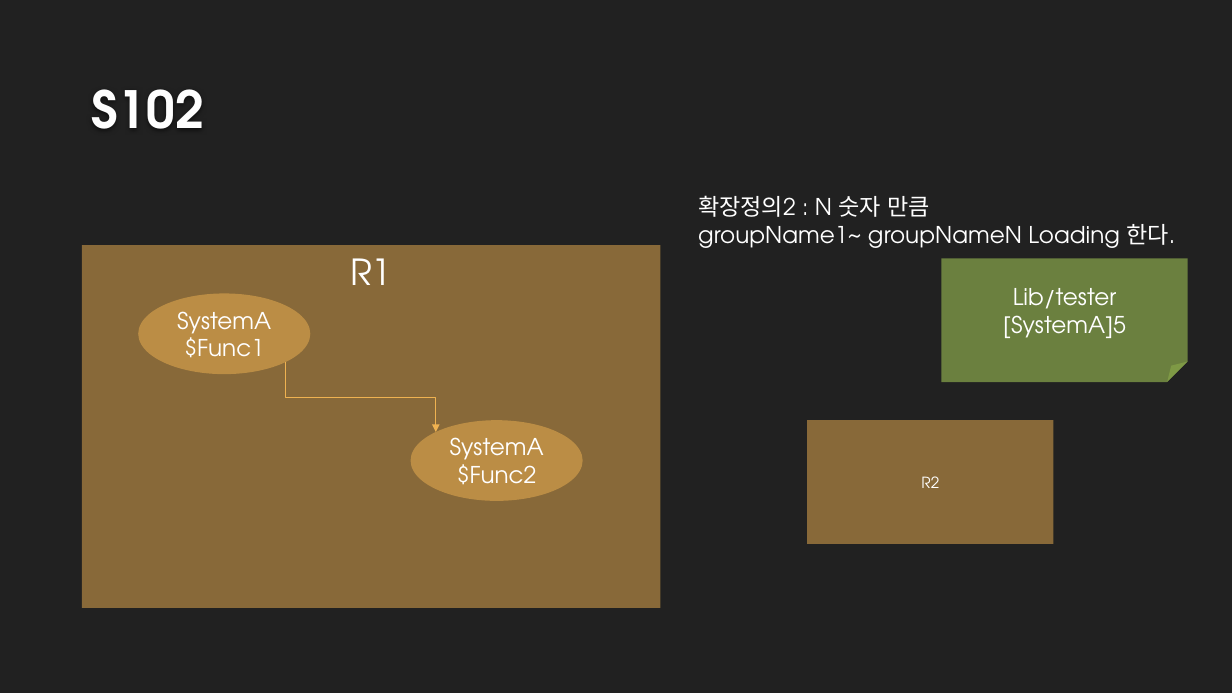
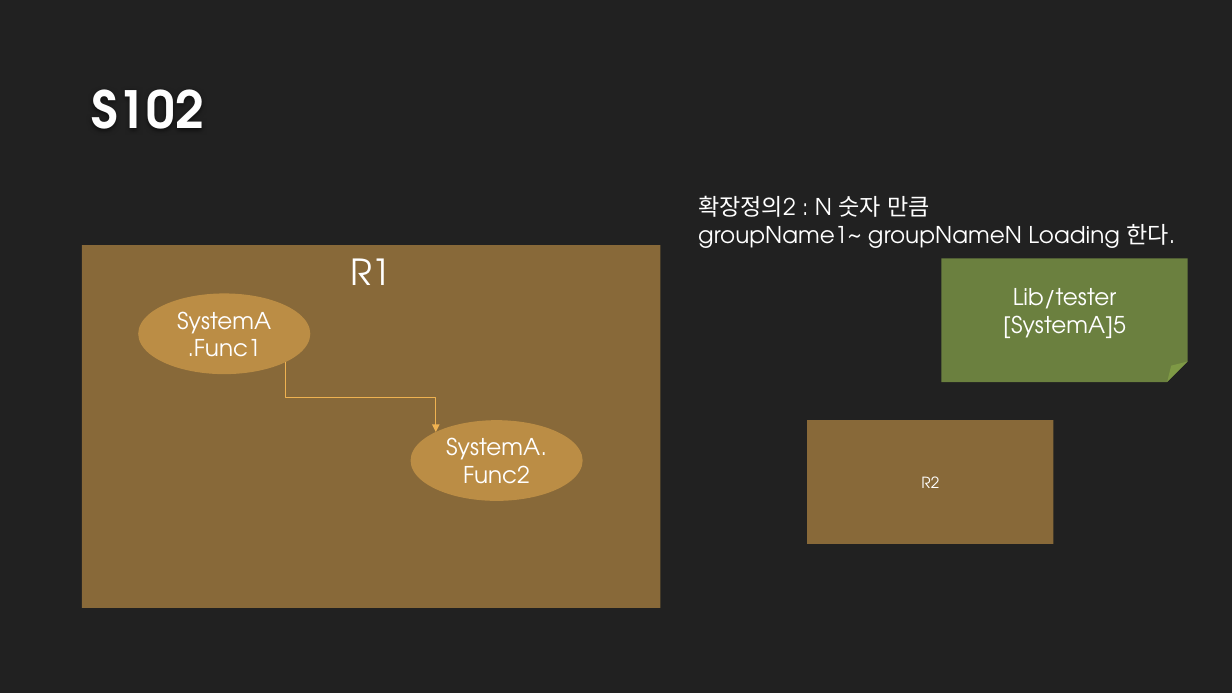
Before and after one commit to DualsoftDev/ds, a slide deck: slide 3 of DsDotNet/src/UnitTest/UnitTest.Model/ImportOfficeExample/ppt/T7_CopySystem.pptx. Drawn at 1232x693 pixels with LibreOffice and Linux fonts; fonts in the diff are those of the drawing; background and template pictures are left out. Boxes give left, top, right and bottom in pixels: in the first picture for what was removed or moved away, otherwise in the second. Text is boxed around its words. In the diff, an @@ line names an element or a change of style, - is before the commit and + after.

```diff
--- a/DsDotNet/src/UnitTest/UnitTest.Model/ImportOfficeExample/ppt/T7_CopySystem.pptx
+++ b/DsDotNet/src/UnitTest/UnitTest.Model/ImportOfficeExample/ppt/T7_CopySystem.pptx
@@ text in ellipse at <box>177,311,271,357</box>: text changed @@
-SystemA $Func1
+SystemA .Func1
@@ text in ellipse at <box>446,437,547,484</box>: text changed @@
-SystemA$Func2
+SystemA.Func2
```
Also in this commit, not shown: 1 other slide changed, 8 other files.
